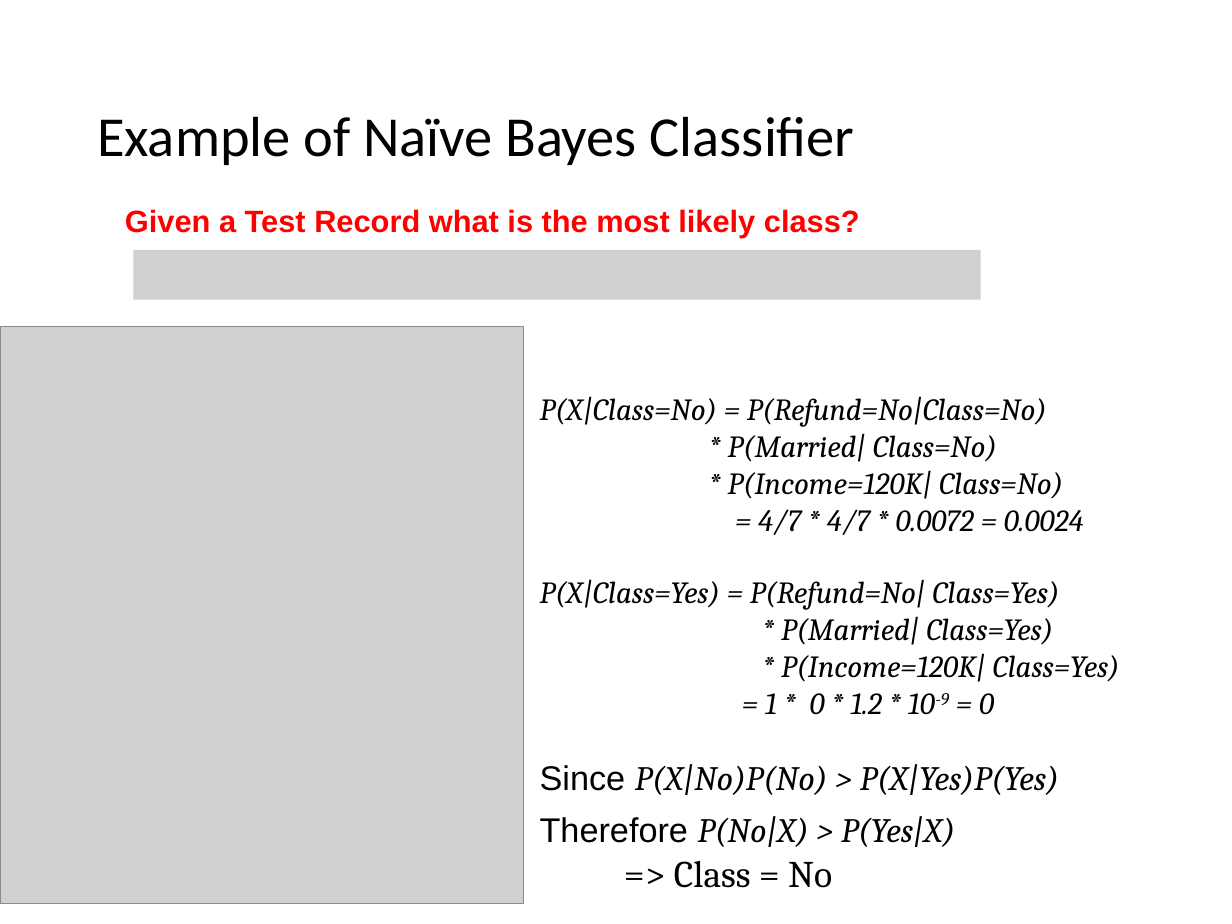
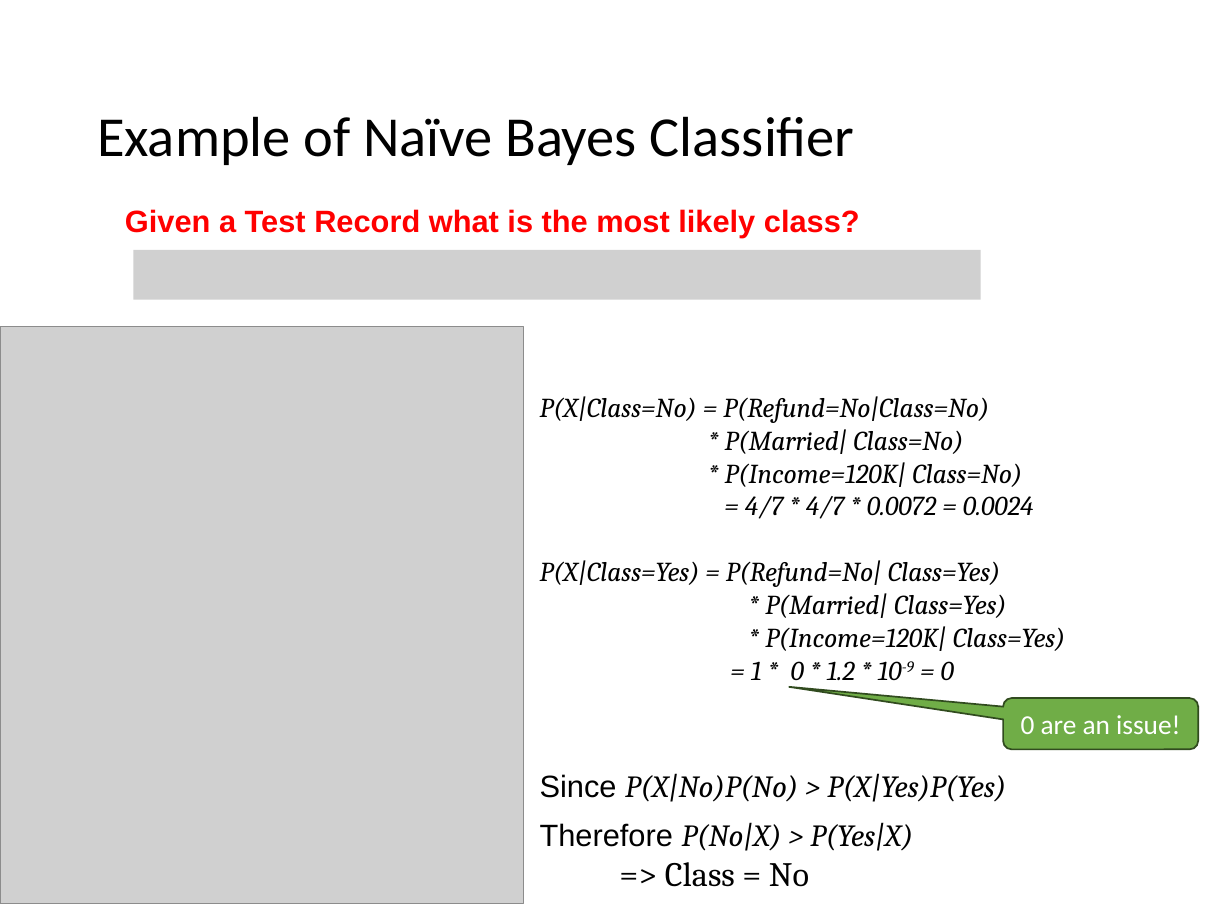
Before and after one commit to mhahsler/Introduction_to_Data_Mining_R_Examples, a slide deck: slide 46 of slides/chap4_alternative_classification.pptx. Drawn at 1232x924 pixels with LibreOffice and Linux fonts; fonts in the diff are those of the drawing; grey boxes stand for pictures. Boxes give left, top, right and bottom in pixels: in the first picture for what was removed or moved away, otherwise in the second. Text is boxed around its words. In the diff, an @@ line names an element or a change of style, - is before the commit and + after.

```diff
--- a/slides/chap4_alternative_classification.pptx
+++ b/slides/chap4_alternative_classification.pptx
@@ text "P(X|Class=No) = P(Refund=No|Class=No) * P(Married| ..." at <box>540,396,1066,851</box>: size 18 to 16 pt in "P(X|Class=No) = P(Refund=No|Class=No) * P(Married| Class=No) ...", "P(X|Class=Yes) = P(Refund=No| Class=Yes) * P(Married| Class= ..."; size 20 to 18 pt in "Since P(X|No)P(No) > P(X|Yes)P(Yes)", "Therefore P(No|X) > P(Yes|X)"; size 22 to 20 pt in "=> Class = No" @@
@@ rounded speech box added at <box>1003,699,1198,750</box>, fill #70AD47, outline #314C1F 1 pt, 16 pt, text #FFFFFF @@
+0 are an issue!
```
Also in this commit, not shown: 11 other slides changed, 1 other file.
